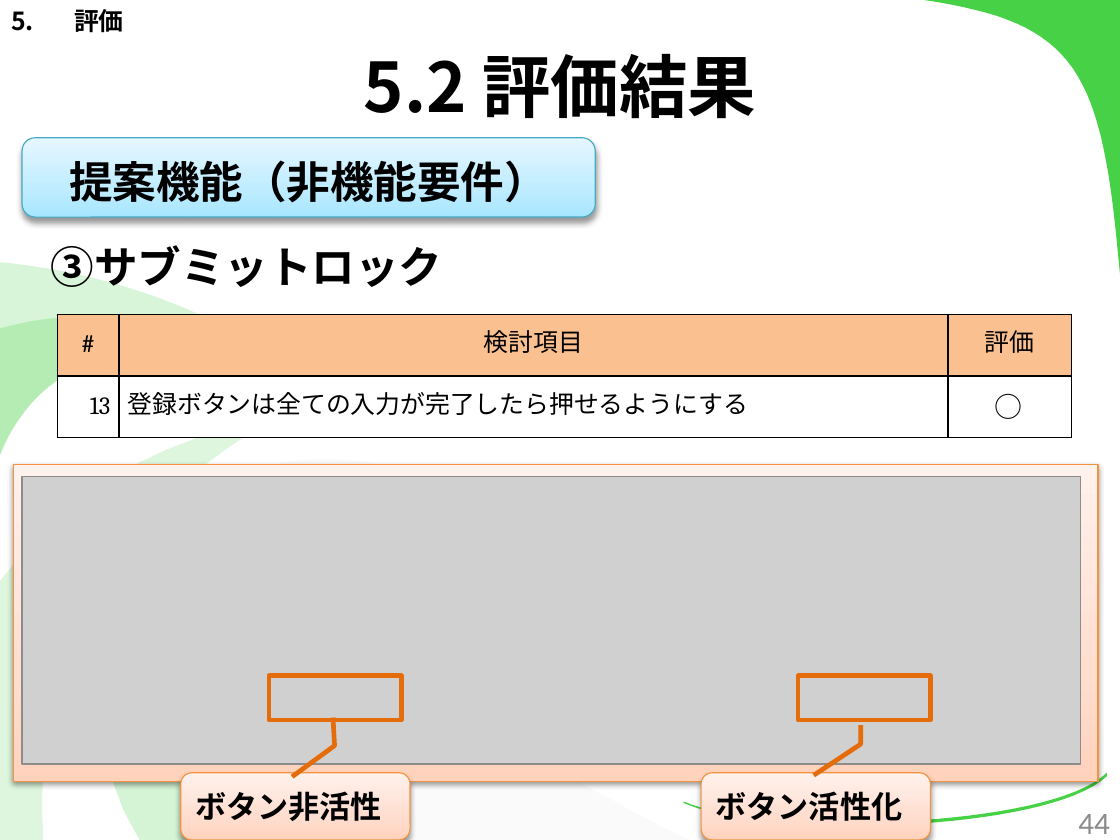
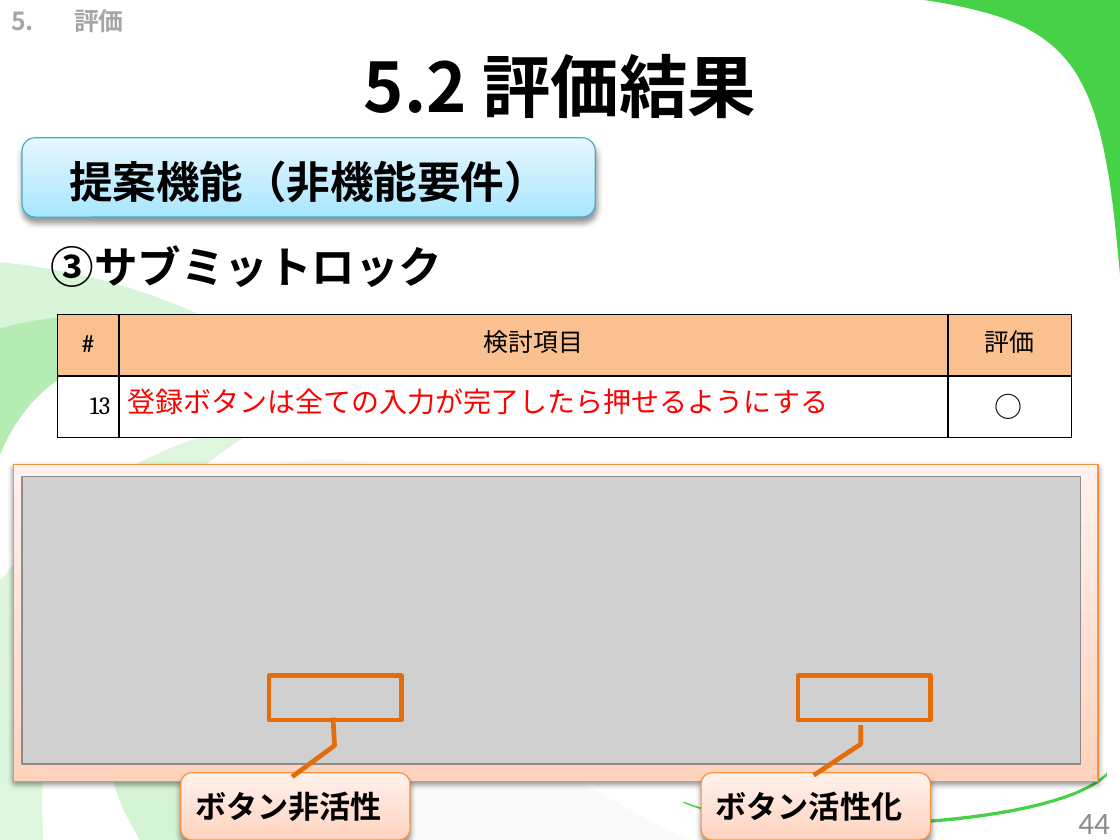
Before and after one commit to kotaro0717/Report-Management, a slide deck: slide 44 of PowerPoint/report_hokada.pptx. Drawn at 1120x840 pixels with LibreOffice and Linux fonts; fonts in the diff are those of the drawing; grey boxes stand for pictures. Boxes give left, top, right and bottom in pixels: in the first picture for what was removed or moved away, otherwise in the second. Text is boxed around its words. In the diff, an @@ line names an element or a change of style, - is before the commit and + after.

```diff
--- a/PowerPoint/report_hokada.pptx
+++ b/PowerPoint/report_hokada.pptx
@@ text "評価" at box(74, 9, 124, 32): text colour #000000 to #A6A6A6 @@
@@ table at box(57, 315, 1071, 438) @@
@@ size 16 to 18 pt, text colour #000000 to #FF0000 in "登録ボタンは全ての入力が完了したら押せるようにする" @@
```
Also in this commit, not shown: 37 other slides changed, 5 slides added.
